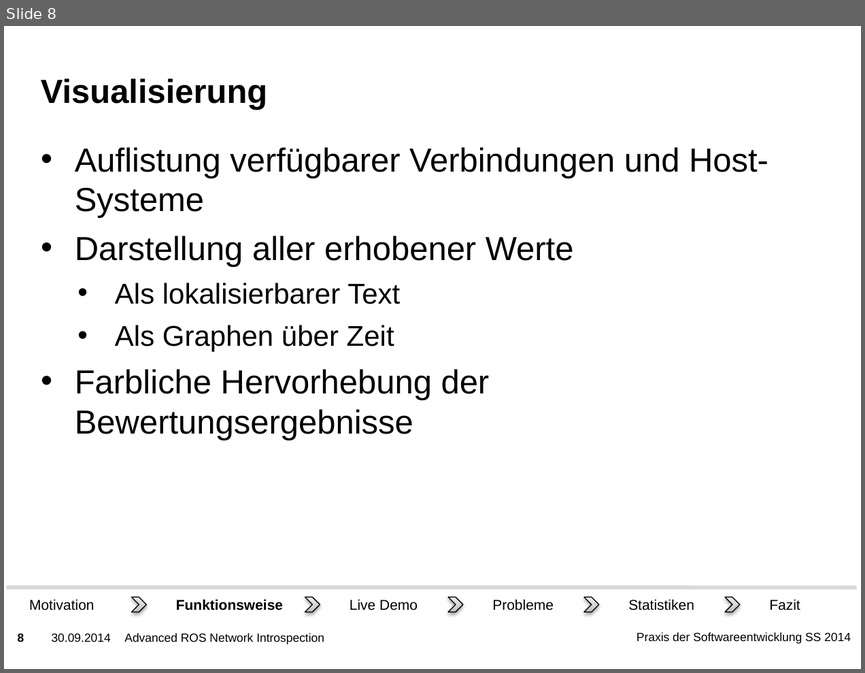
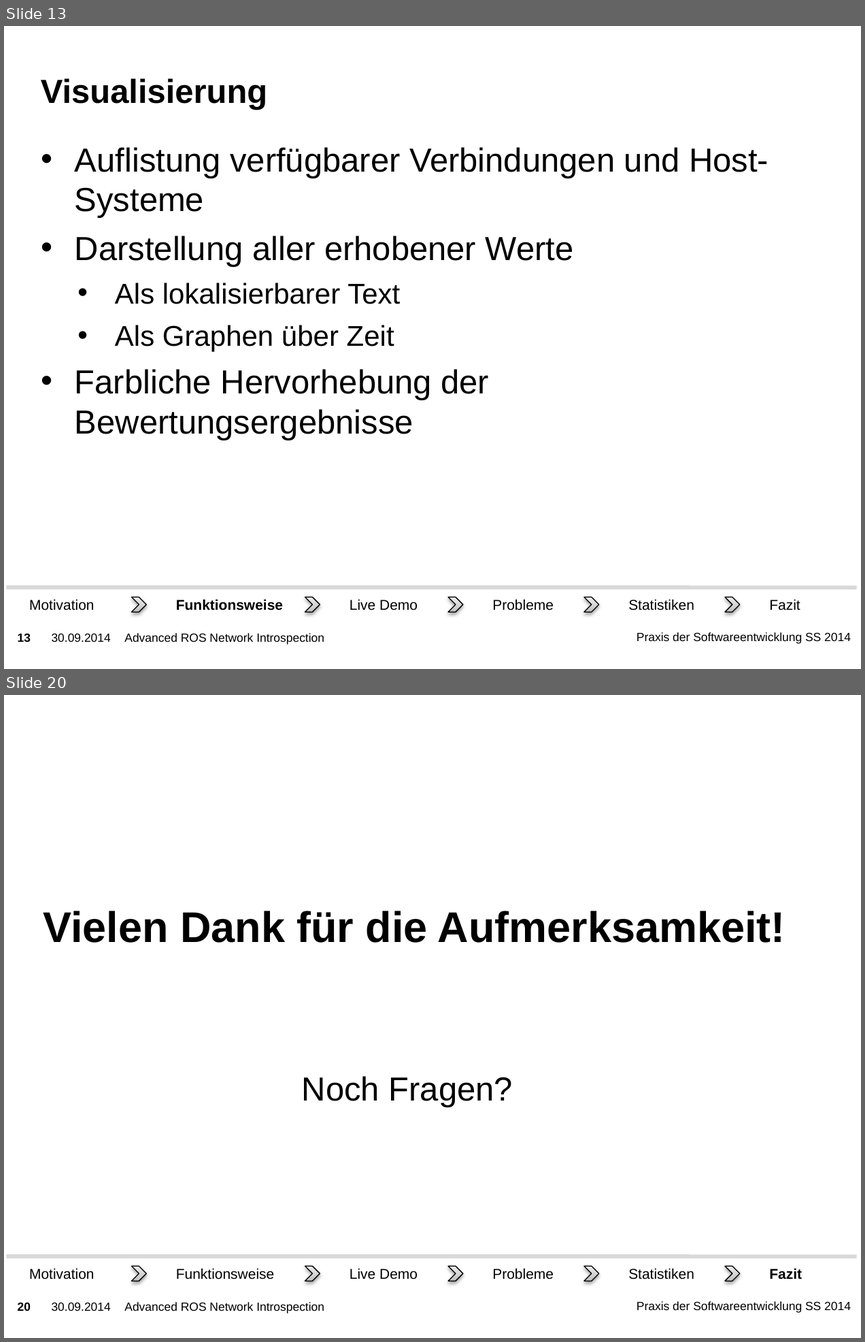
Before and after one commit to ROS-PSE/Documents, a slide deck: Präsentation/Präsentation.pptx. Shown one above the other, each under a label of ours: slide 8 before the commit, slides 13 and 20 after it; the slides between them are not shown. The pictures are 865x673 and 865x1342 pixels, drawn with LibreOffice and Linux fonts; fonts in the diff are those of the drawing; background and template pictures are left out. Boxes give left, top, right and bottom in pixels: in the first picture for what was removed or moved away, otherwise in the second. Text is boxed around its words. In the diff, an @@ line names an element or a change of style, - is before the commit and + after.

```diff
--- a/Präsentation/Präsentation.pptx
+++ b/Präsentation/Präsentation.pptx
@@ slide 20 added at bbox=[4, 695, 861, 1338], background picture (left out); not listed: 3 template elements that a slide beside it also shows @@
@@ text added at bbox=[43, 911, 785, 943], 36 pt, text #000000, bold @@
+Vielen Dank für die Aufmerksamkeit!
@@ text added at bbox=[302, 1076, 513, 1107], 28 pt, text #000000 @@
+Noch Fragen?
@@ group added at bbox=[7, 1256, 857, 1286]: 6 rectangles, 5 chevrons, 1 line @@
+Funktionsweise
+Statistiken
+Live Demo
+Fazit
+Motivation
+Probleme
@@ text added at bbox=[124, 1302, 324, 1313], 10 pt, text #000000 @@
+Advanced ROS Network Introspection
@@ what was slide 8 is now slide 13 @@
@@ page number at bbox=[18, 633, 31, 641]: text changed @@
-8
+13
```
Also in this commit, not shown: 11 other slides added, 2 other files.
